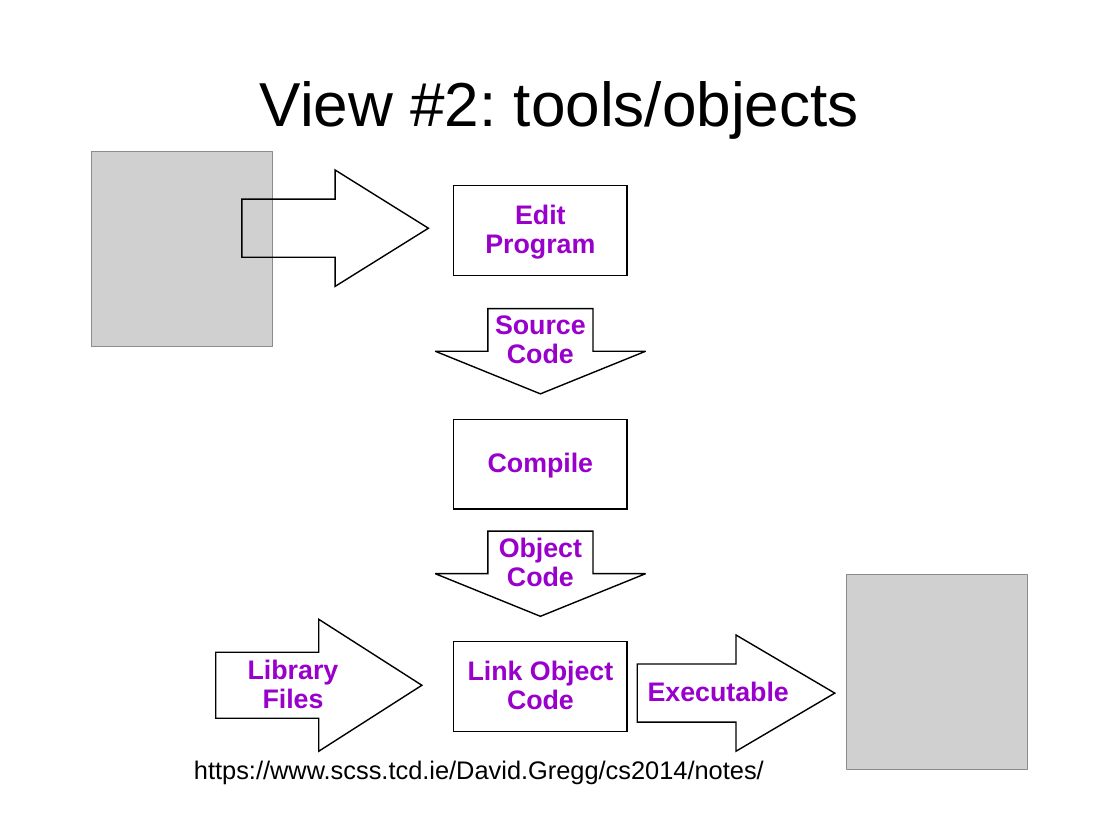
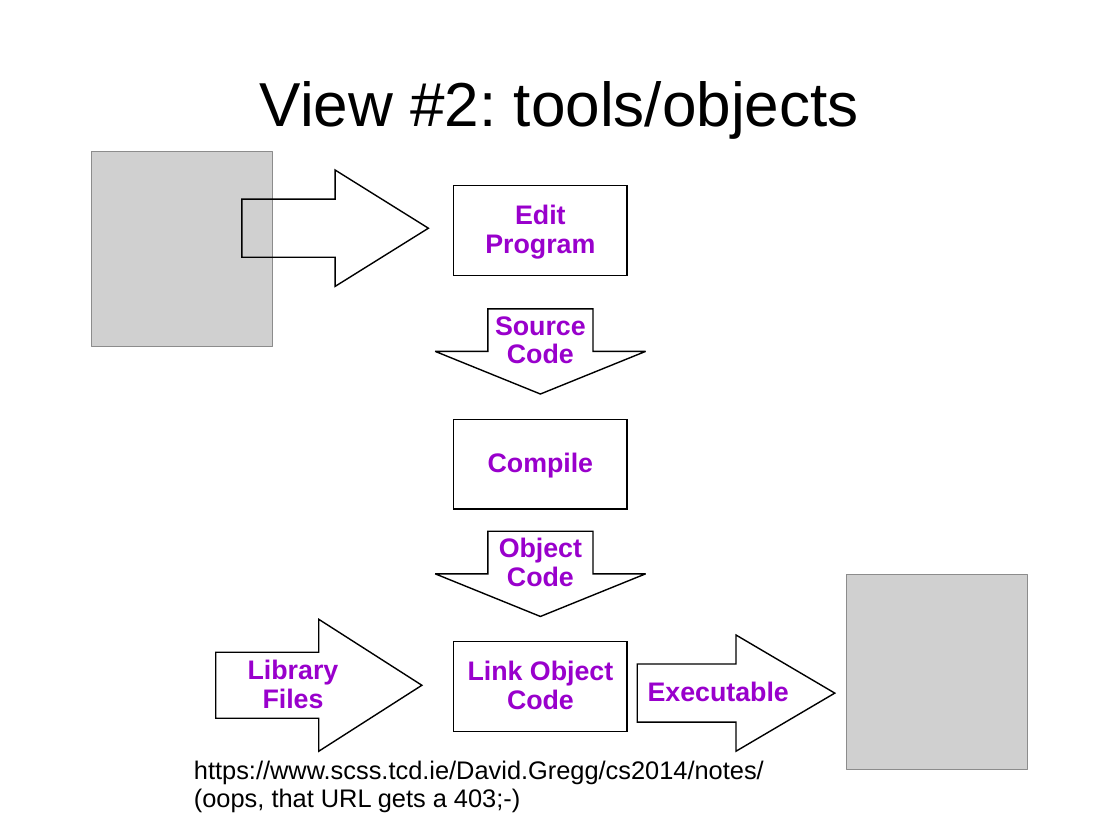
Before and after one commit to sftcd/cs2014, a slide deck: slide 4 of lectures/c-programming.ppt. Drawn at 1120x840 pixels with LibreOffice and Linux fonts; fonts in the diff are those of the drawing; grey boxes stand for pictures. Boxes give left, top, right and bottom in pixels: in the first picture for what was removed or moved away, otherwise in the second. Text is boxed around its words. In the diff, an @@ line names an element or a change of style, - is before the commit and + after.

```diff
--- a/lectures/c-programming.ppt
+++ b/lectures/c-programming.ppt
@@ text at box(194, 760, 764, 812): text changed @@
-https://www.scss.tcd.ie/David.Gregg/cs2014/notes/
+https://www.scss.tcd.ie/David.Gregg/cs2014/notes/
+(oops, that URL gets a 403;-)
```
Also in this commit, not shown: 4 other slides changed, 3 other files.
